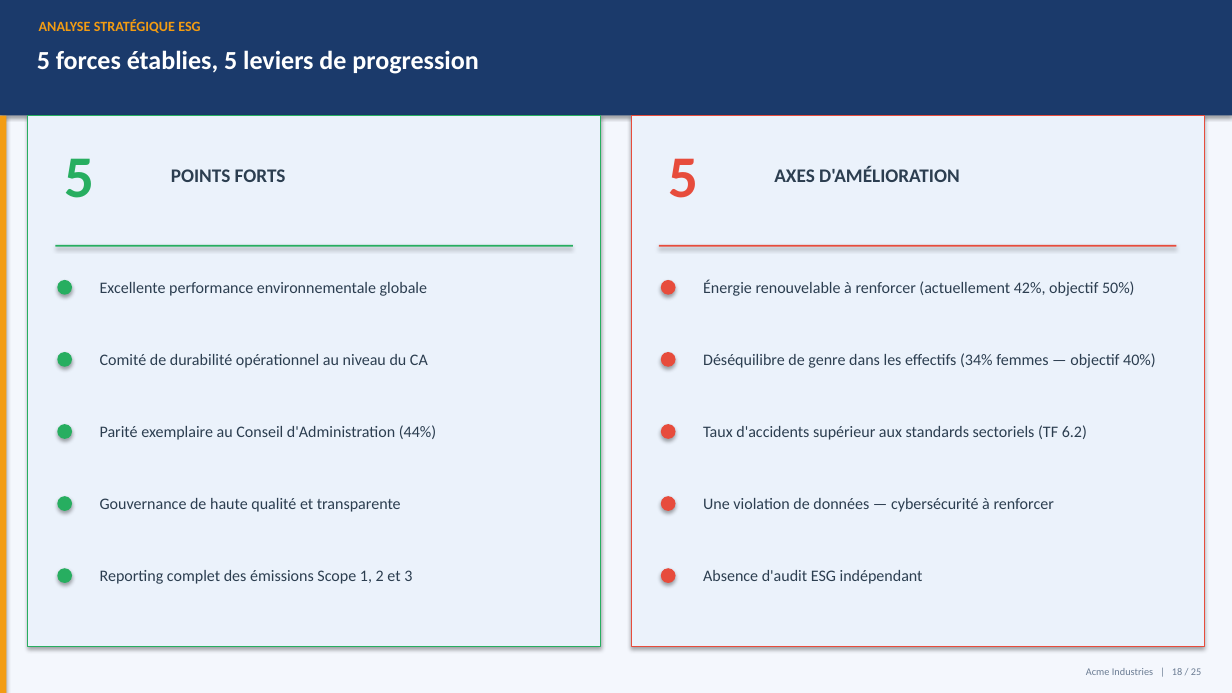
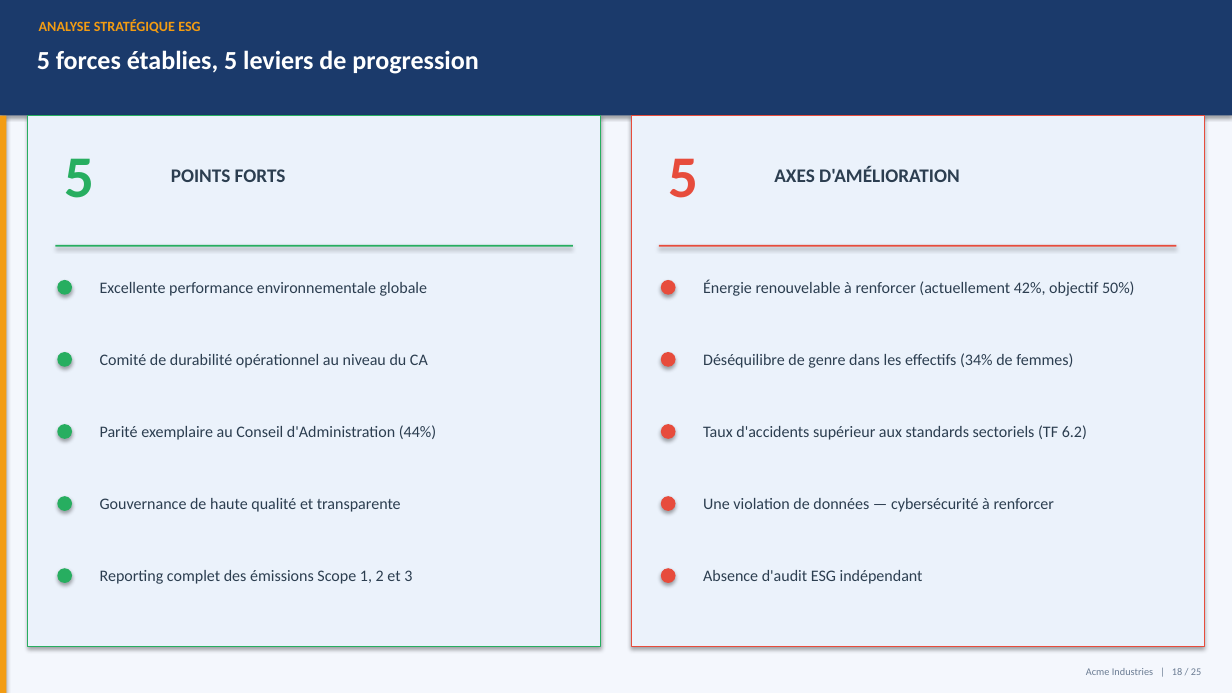
Before and after one commit to mehdiarrais-bot/Ethereal-ESG, a slide deck: slide 18 of examples/Presentation.pptx. Drawn at 1232x693 pixels with LibreOffice and Linux fonts; fonts in the diff are those of the drawing. Boxes give left, top, right and bottom in pixels: in the first picture for what was removed or moved away, otherwise in the second. Text is boxed around its words. In the diff, an @@ line names an element or a change of style, - is before the commit and + after.

```diff
--- a/examples/Presentation.pptx
+++ b/examples/Presentation.pptx
@@ text at bbox=[703, 353, 1073, 368]: text changed @@
-Déséquilibre de genre dans les effectifs (34% femmes — objectif 40%)
+Déséquilibre de genre dans les effectifs (34% de femmes)
```
Also in this commit, not shown: 5 other slides changed, 4 other files.
